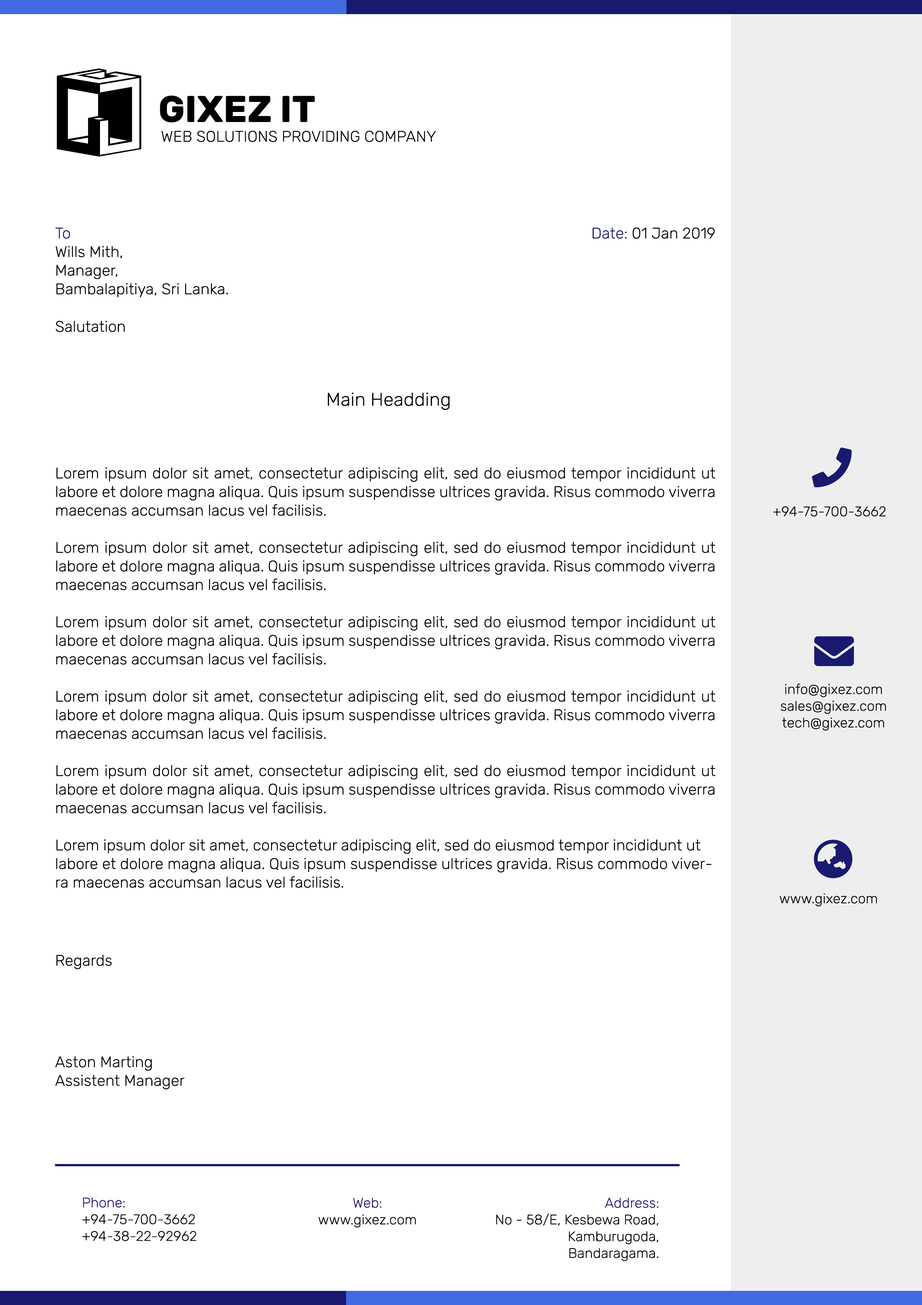
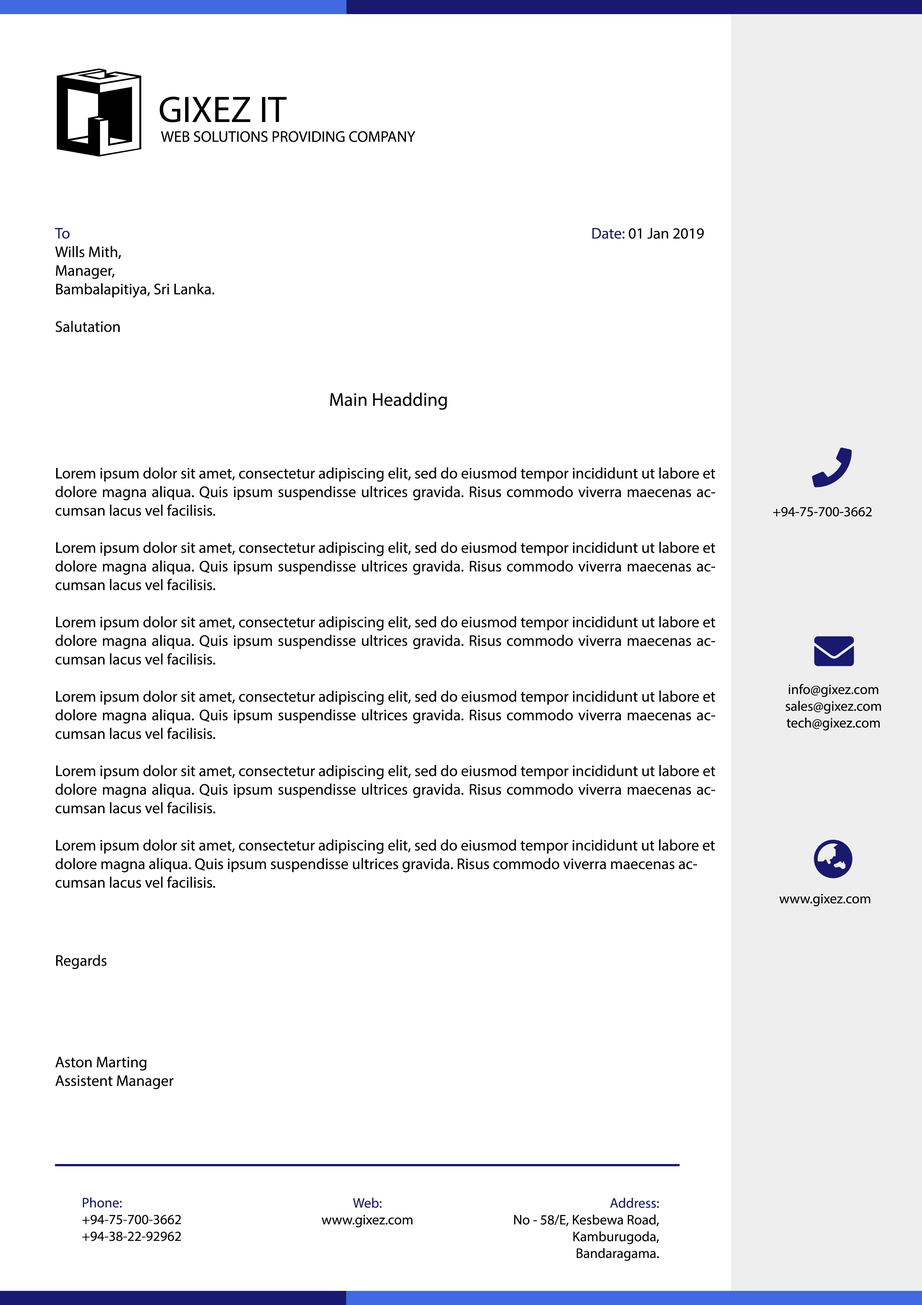
Layer changes from the first w=922, h=1305 image to the second:
painted on "WEB SOLUTIONS PROVIDING COMPANY" over [161, 130, 436, 143]
painted on "Main Headding" over [327, 392, 451, 410]
painted on "Salutation" over [55, 320, 125, 333]
painted on "Date: 01 Jan 2019" over [592, 227, 716, 239]
painted on "Aston Marting Assistent Manager" over [55, 1055, 185, 1090]
painted on "Regards" over [56, 954, 112, 970]
painted on "Lorem ipsum dolor sit amet, consectetur adipiscing elit, sed do" over [55, 467, 716, 888]
painted on "To Wills Mith, Manager, Bambalapitiya, Sri Lanka." over [54, 227, 229, 298]
painted on "Address: No - 58/E, Kesbewa Road, Kamburugoda, Bandaragama." over [496, 1197, 660, 1261]
painted on "Web: www.gixez.com" over [318, 1197, 417, 1228]
painted on "Phone: +94-75-700-3662 +94-38-22-92962" over [82, 1196, 197, 1242]
painted on "www.gixez.com" over [779, 892, 878, 907]
painted on "info@gixez.com sales@gixez.com tech@gixez.com" over [781, 683, 887, 731]
painted on "+94-75-700-3662" over [773, 506, 887, 517]
painted on "GIXEZ IT" over [159, 95, 316, 123]
